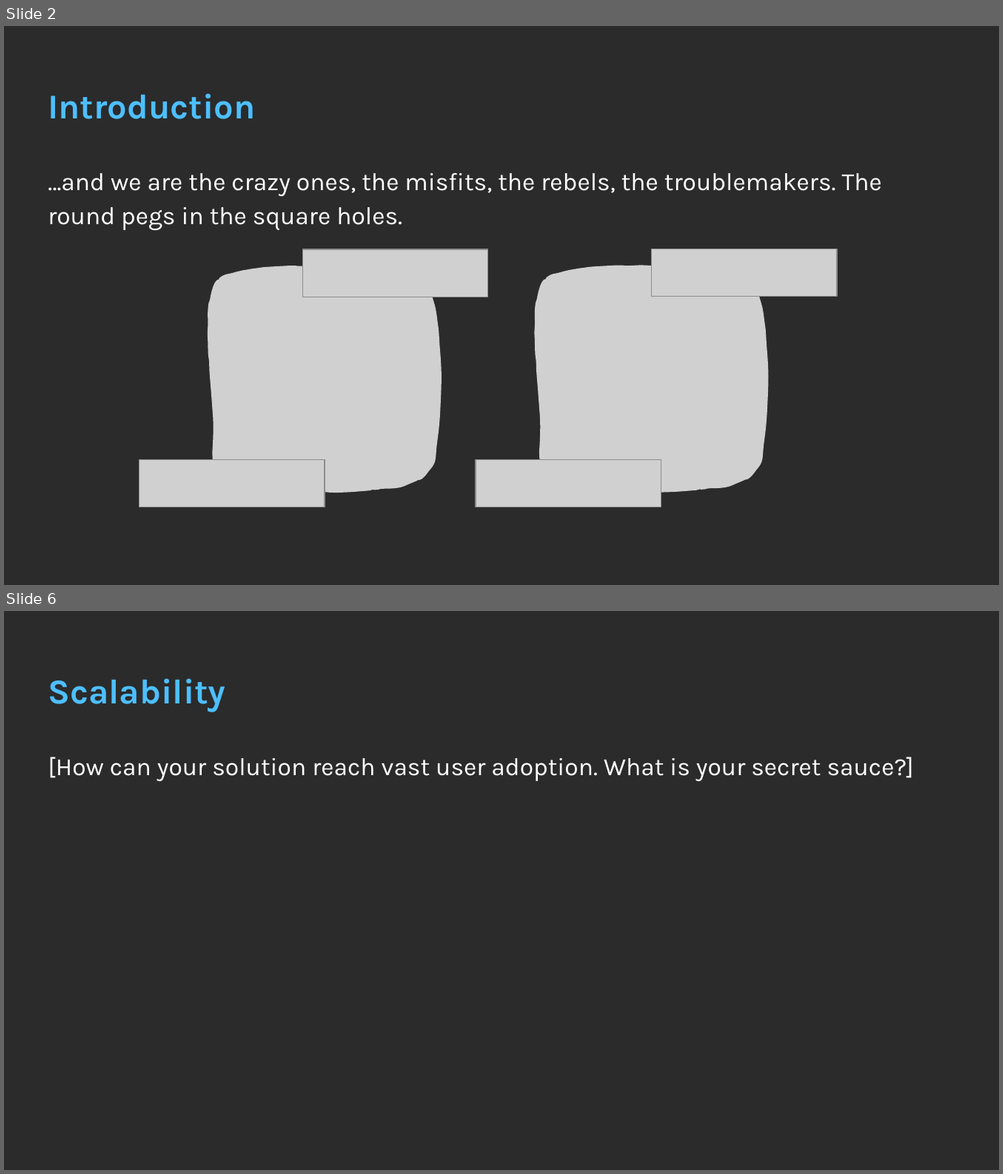
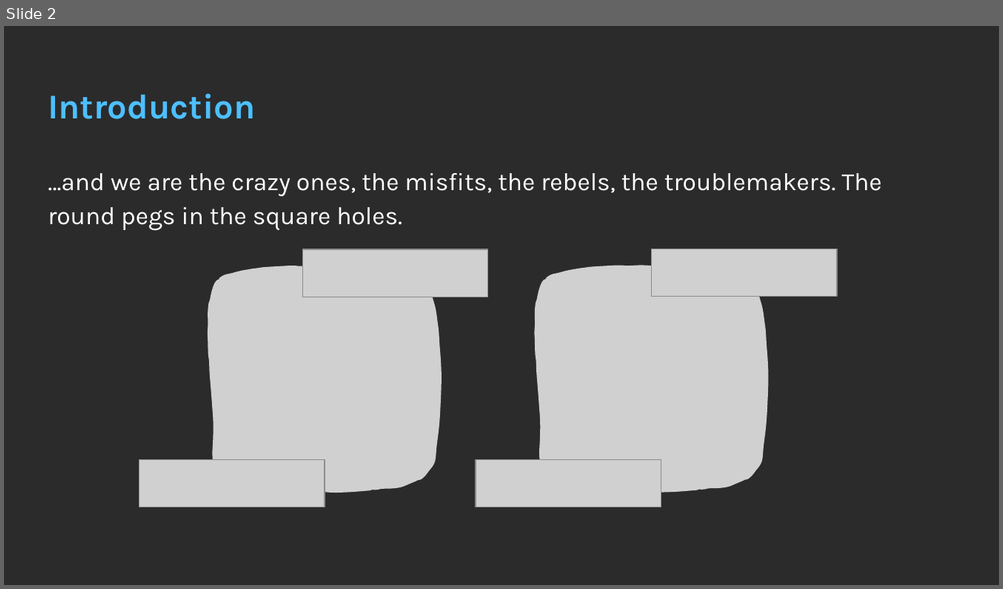
Before and after one commit to skhiearth/AvataaarsX, a slide deck: NFT Vision Hack Deck.pptx. Shown one above the other, each under a label of ours: slides 2 and 6 before the commit, slide 2 after it; the slides between them are not shown. The pictures are 1003x1174 and 1003x589 pixels, drawn with LibreOffice and Linux fonts; fonts in the diff are those of the drawing; grey boxes stand for pictures; background and template pictures are left out; a plain dark background stands for a picture behind light text. Boxes give left, top, right and bottom in pixels: in the first picture for what was removed or moved away, otherwise in the second. Text is boxed around its words. In the diff, an @@ line names an element or a change of style, - is before the commit and + after.

```diff
--- a/NFT Vision Hack Deck.pptx
+++ b/NFT Vision Hack Deck.pptx
@@ slide 6 removed at (x1=4, y1=611, x2=999, y2=1170), background picture (left out) @@
@@ title removed at (x1=48, y1=678, x2=225, y2=712) @@
-Scalability
@@ text removed at (x1=48, y1=757, x2=913, y2=782) @@
-[How can your solution reach vast user adoption. What is your secret sauce?]
```
Also in this commit, not shown: 1 slide changed, 3 slides added, 2 other slides removed, 3 other files.
